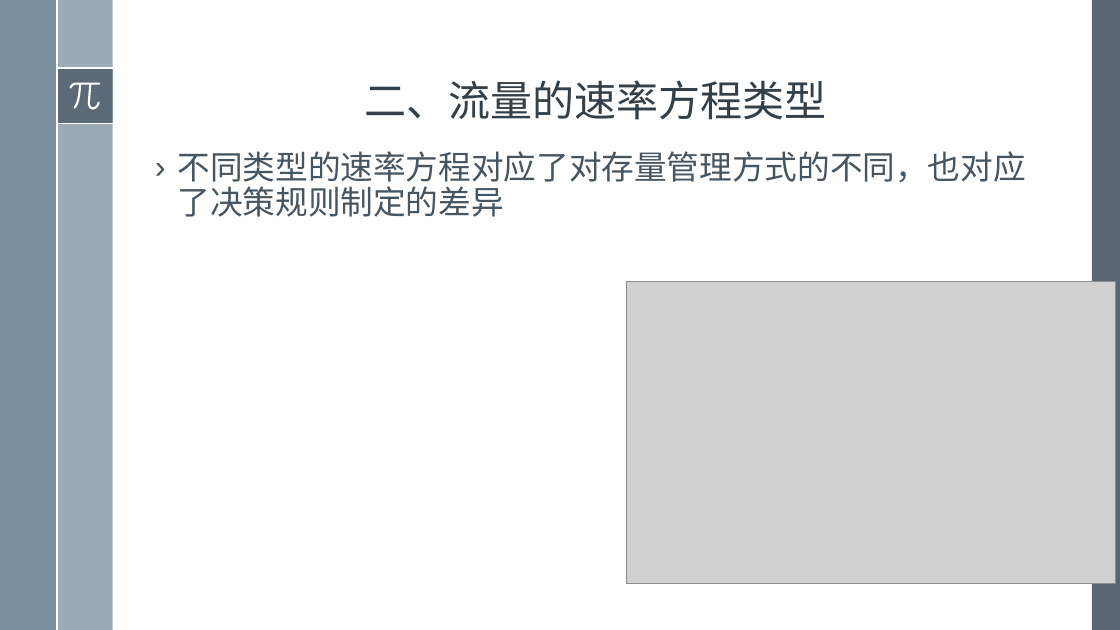
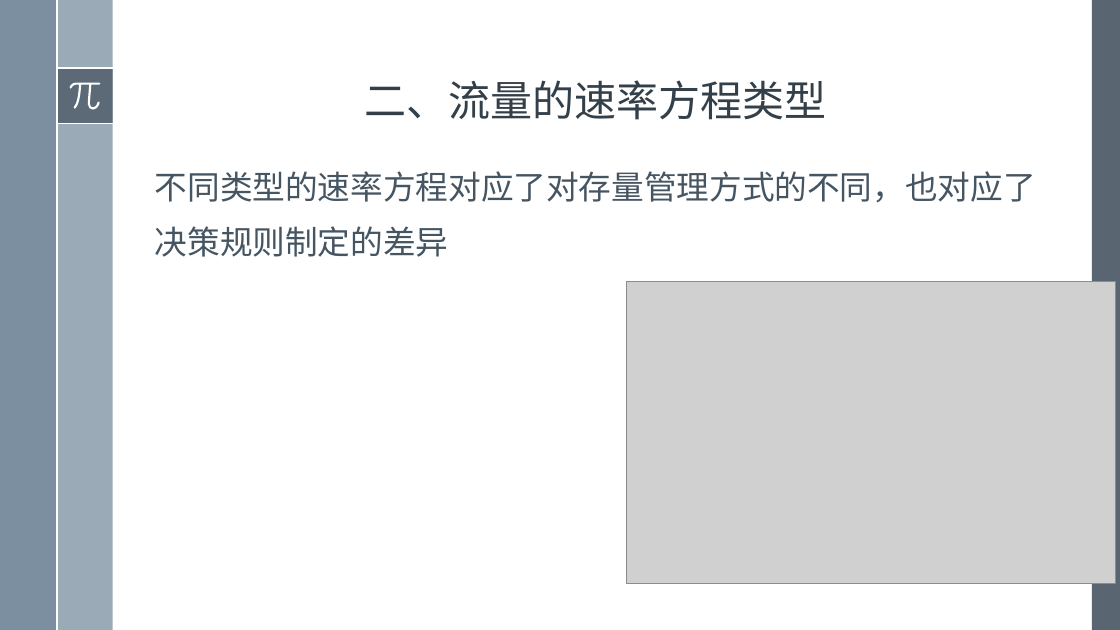
Before and after one commit to exoplanetX/SystemDynamics, a slide deck: slide 6 of 系统仿真-15-决策规则.pptx. Drawn at 1120x630 pixels with LibreOffice and Linux fonts; fonts in the diff are those of the drawing; grey boxes stand for pictures. Boxes give left, top, right and bottom in pixels: in the first picture for what was removed or moved away, otherwise in the second. Text is boxed around its words. In the diff, an @@ line names an element or a change of style, - is before the commit and + after.

```diff
--- a/系统仿真-15-决策规则.pptx
+++ b/系统仿真-15-决策规则.pptx
@@ text "不同类型的速率方程对应了对存量管理方式的不同，也对应了决策规则制定的差异" at box(155, 171, 1036, 257): bullet › to none; line spacing 0.9 to 1.4 @@
```
Also in this commit, not shown: 8 other slides changed.
